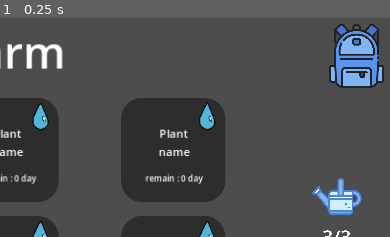
Above: before the commit, frame 1.
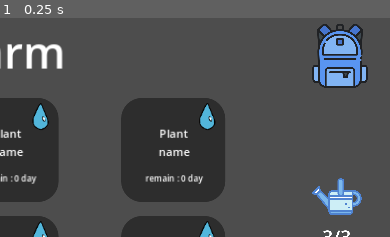
Above: after the commit, the same moment.

Repository: bastorror/godot-UI-Farm-simulator-game
Game: Godot game, scene res://Scene/farm.tscn
Two runs of this game, one before a commit and one after it. Both use one fixed random seed, a clock stepped at 60 frames per second and the inputs below.
Inputs:
- Up to frame 1 (0.25 s): no input
The pictures show only the part of the screen within x 50-100%, y 0-50%; the shares and areas given below are measured in that part.

The runs differ from the first frame. In frame 1, 3.5% of the frame differs, in the area x 80-99%, y 2-32%.

Commit message:
test

Diff:
--- a/Scene/farm.tscn
+++ b/Scene/farm.tscn
@@ -551,9 +551,9 @@
 
 [node name="TextureButton_Bag" parent="." instance=ExtResource("5_27e20")]
 layout_mode = 1
-anchor_left = 0.888889
+anchor_left = 0.868056
 anchor_top = 0.0246914
-anchor_right = 0.888889
+anchor_right = 0.868056
 anchor_bottom = 0.0246914
 offset_right = 512.0
 offset_bottom = 512.0
